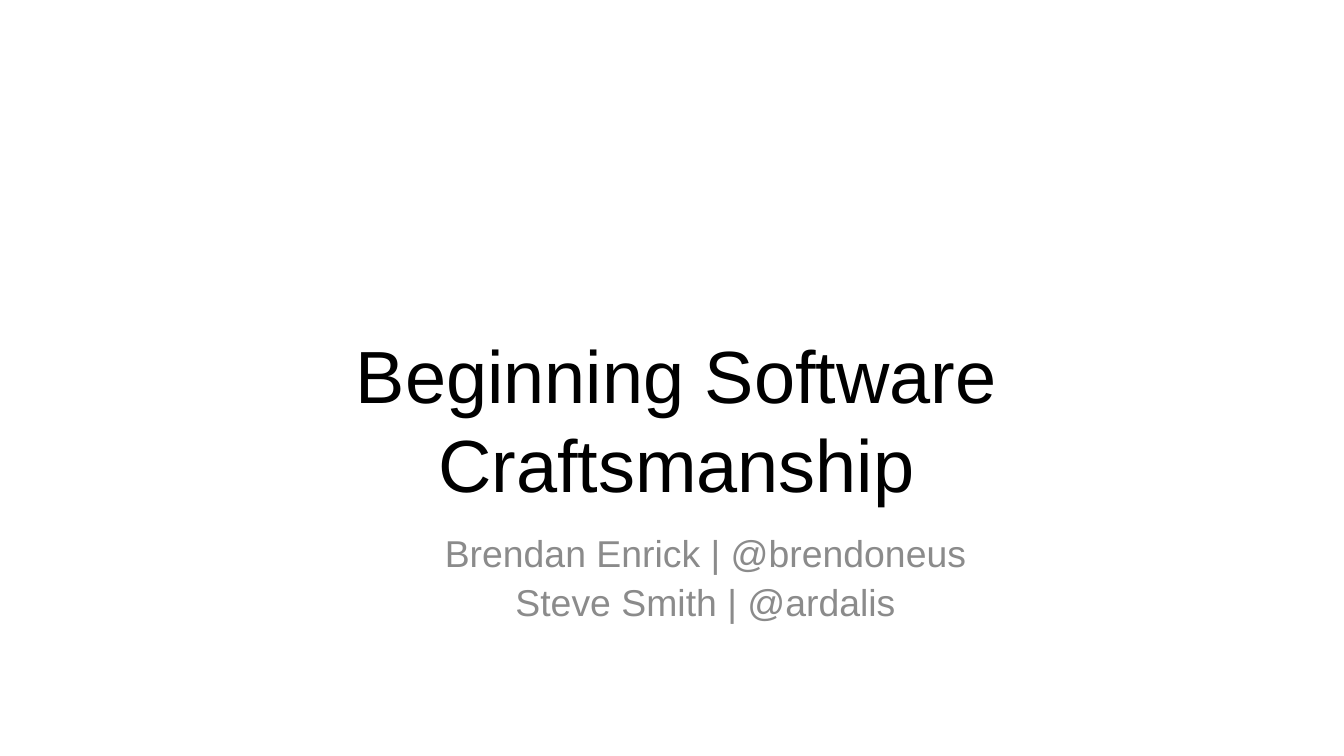
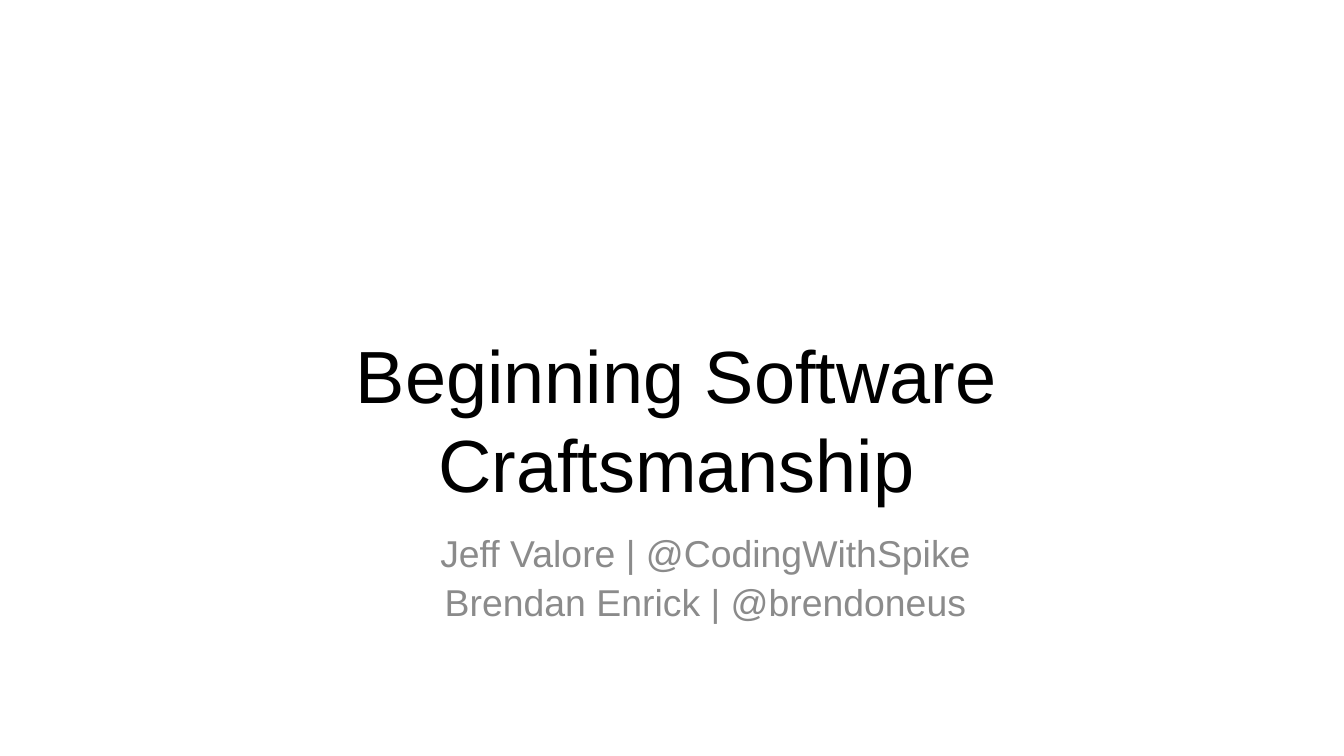
Before and after one commit to HudsonSC/CodeMash-2015-Precompiler-Workshop, a slide deck: slide 1 of 02-Principles.pptx. Drawn at 1344x756 pixels with LibreOffice and Linux fonts; fonts in the diff are those of the drawing; background and template pictures are left out. Boxes give left, top, right and bottom in pixels: in the first picture for what was removed or moved away, otherwise in the second. Text is boxed around its words. In the diff, an @@ line names an element or a change of style, - is before the commit and + after.

```diff
--- a/02-Principles.pptx
+++ b/02-Principles.pptx
@@ subtitle at (x1=440, y1=540, x2=971, y2=575): text changed @@
-Brendan Enrick | @brendoneus
+Jeff Valore | @CodingWithSpike
@@ text at (x1=445, y1=589, x2=966, y2=621): text changed @@
-Steve Smith | @ardalis
+Brendan Enrick | @brendoneus
```
Also in this commit, not shown: 1 slide removed, 1 other file.
